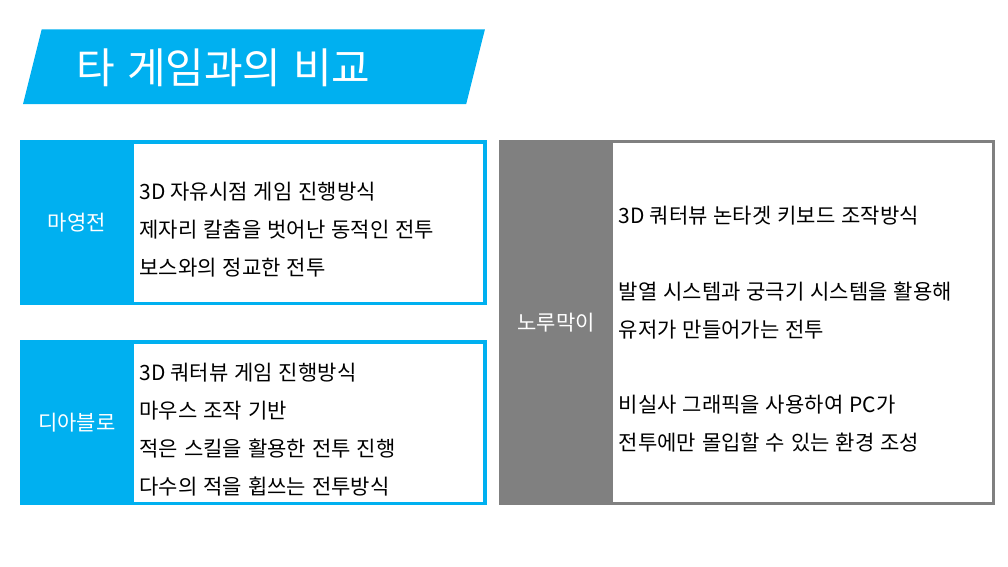
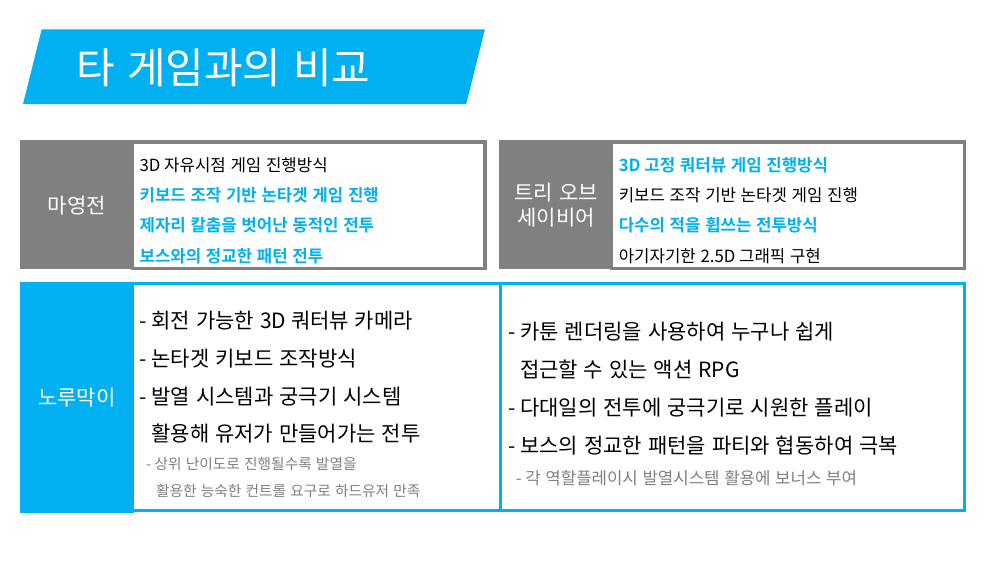
Before and after one commit to korleinster/gamebusdriver, a slide deck: slide 12 of documents/노루막이_김형준_신창섭_홍승필_허지훈.pptx. Drawn at 1008x567 pixels with LibreOffice and Linux fonts; fonts in the diff are those of the drawing; background and template pictures are left out. Boxes give left, top, right and bottom in pixels: in the first picture for what was removed or moved away, otherwise in the second. Text is boxed around its words. In the diff, an @@ line names an element or a change of style, - is before the commit and + after.

Commit message:
[신창섭]제안서 수정
1. 월드 설정부분 레이아웃 및 디자인 수정
2.타게임과의 비교 수정

```diff
--- a/documents/노루막이_김형준_신창섭_홍승필_허지훈.pptx
+++ b/documents/노루막이_김형준_신창섭_홍승필_허지훈.pptx
@@ rectangle "마영전" resized from (x1=22, y1=141, x2=132, y2=303) to (x1=22, y1=141, x2=132, y2=268) @@
@@ rectangle "마영전" at (x1=22, y1=141, x2=132, y2=268): fill #00B0F0 to #808080; outline #00B0F0 3 pt to #808080 3 pt @@
@@ rectangle "3D 자유시점 게임 진행방식" resized from (x1=132, y1=142, x2=485, y2=304) to (x1=132, y1=142, x2=485, y2=268) @@
@@ rectangle "3D 자유시점 게임 진행방식" at (x1=132, y1=142, x2=485, y2=268): outline #00B0F0 3 pt to #808080 3 pt @@
@@ rectangle added at (x1=501, y1=141, x2=611, y2=268), fill #808080, outline #808080 3 pt, 20 pt, text #FFFFFF @@
+트리 오브
+세이비어
@@ rectangle "3D 고정 쿼터뷰 게임 진행방식" at (x1=612, y1=142, x2=965, y2=268): outline #00B0F0 3 pt to #808080 3 pt @@
@@ rectangle "3D 고정 쿼터뷰 게임 진행방식" resized from (x1=132, y1=342, x2=485, y2=504) to (x1=612, y1=142, x2=965, y2=268) @@
@@ text in rectangle at (x1=140, y1=157, x2=374, y2=233): size 20 to 16 pt in "3D 자유시점 게임 진행방식", "제자리 칼춤을 벗어난 동적인 전투"; text colour #000000 to #00B0F0, bold on in "제자리 칼춤을 벗어난 동적인 전투" @@
@@ text in rectangle at (x1=619, y1=157, x2=858, y2=203): text changed; size 20 to 16 pt @@
-3D 쿼터뷰 게임 진행방식
-마우스 조작 기반
-적은 스킬을 활용한 전투 진행
+3D 고정 쿼터뷰 게임 진행방식
+키보드 조작 기반 논타겟 게임 진행
@@ text in rectangle at (x1=140, y1=187, x2=379, y2=203): paragraph added @@
+키보드 조작 기반 논타겟 게임 진행
@@ text in rectangle at (x1=619, y1=216, x2=818, y2=233): size 20 to 16 pt, text colour #000000 to #00B0F0, bold on in "다수의 적을 휩쓰는 전투방식" @@
@@ text in rectangle at (x1=140, y1=248, x2=323, y2=264): text changed; size 20 to 16 pt; text colour #000000 to #00B0F0; bold on @@
-보스와의 정교한 전투
+보스와의 정교한 패턴 전투
@@ text in rectangle at (x1=619, y1=248, x2=821, y2=264): paragraph added @@
+아기자기한 2.5D 그래픽 구현
@@ rectangle "노루막이" resized from (x1=501, y1=141, x2=611, y2=503) to (x1=22, y1=284, x2=132, y2=511) @@
@@ rectangle "노루막이" at (x1=22, y1=284, x2=132, y2=511): fill #808080 to #00B0F0; outline #808080 3 pt to #00B0F0 3 pt @@
@@ rectangle "- 회전 가능한 3D 쿼터뷰 ..." resized from (x1=612, y1=141, x2=994, y2=503) to (x1=132, y1=284, x2=501, y2=511) @@
@@ rectangle "- 회전 가능한 3D 쿼터뷰 ..." at (x1=132, y1=284, x2=501, y2=511): outline #808080 3 pt to #00B0F0 3 pt @@
@@ rectangle added at (x1=501, y1=284, x2=964, y2=511), outline #00B0F0 3 pt, 20 pt, text #000000 @@
+- 카툰 렌더링을 사용하여 누구나 쉽게
+접근할 수 있는 액션 RPG
+- 다대일의 전투에 궁극기로 시원한 플레이
+- 보스의 정교한 패턴을 파티와 협동하여 극복
+- 각 역할플레이시 발열시스템 활용에 보너스 부여
@@ text in rectangle at (x1=151, y1=310, x2=421, y2=497): text changed @@
-3D 쿼터뷰 논타겟 키보드 조작방식
-발열 시스템과 궁극기 시스템을 활용해 유저가 만들어가는 전투
-비실사 그래픽을 사용하여 PC가
-전투에만 몰입할 수 있는 환경 조성
+- 회전 가능한 3D 쿼터뷰 카메라
+- 논타겟 키보드 조작방식
+- 발열 시스템과 궁극기 시스템
+활용해 유저가 만들어가는 전투
+- 상위 난이도로 진행될수록 발열을
+활용한 능숙한 컨트롤 요구로 하드유저 만족
@@ rectangle removed at (x1=22, y1=342, x2=132, y2=504) @@
-디아블로
```
Also in this commit, not shown: 6 other slides changed.
